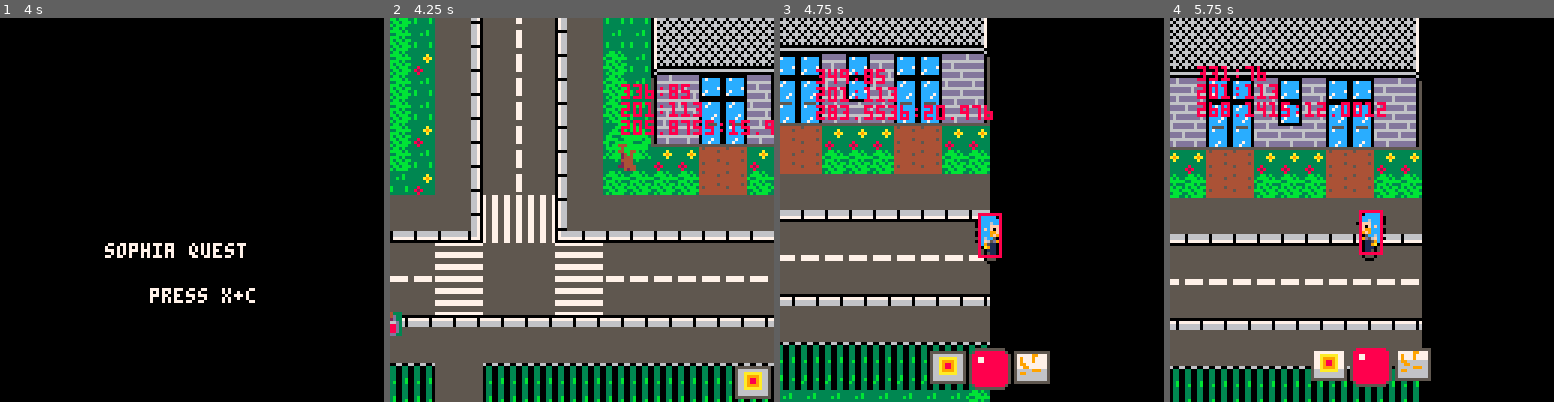
Above: before the commit, frames 1-4 (left to right).
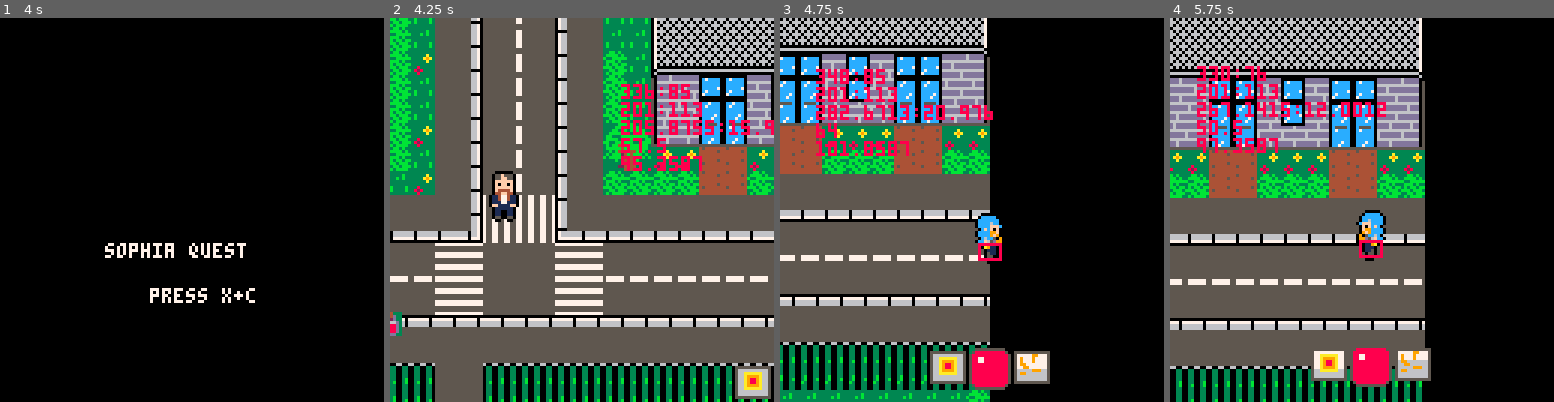
Above: after the commit, the same moments.

Repository: JasonHaenlin/pico-8-sophiaquest
Game: PICO-8 cartridge sophiaquest.p8
Two runs of this game, one before a commit and one after it. Both use one fixed random seed, a clock stepped at 60 frames per second and the inputs below.
Inputs:
- Up to frame 1 (4 s): tap X (X key) at 0.33, 1.07, 1.85, 2.97 s; tap O (Z key) at 0.7, 1.7, 2.1, 2.5, 2.9, 3.3, 3.7 s; hold Right 1.6-2.1 s; hold Up 2.15-2.42 s; hold Right 2.47-3.03 s; hold Left 3.08-3.58 s; hold Down 3.63-3.97 s
- Up to frame 2 (4.25 s): hold Right from 4.02 s (still down); tap X (X key) at 4.08 s; tap O (Z key) at 4.1 s
- Up to frame 3 (4.75 s): tap O (Z key) at 4.5 s; release Right at 4.68 s; hold Up from 4.73 s (still down)
- Up to frame 4 (5.75 s): tap O (Z key) at 4.9, 5.3, 5.7 s; release Up at 5.03 s; hold Left 5.08-5.68 s; tap X (X key) at 5.2 s; hold Down from 5.73 s (still down)

Frame 1 is identical in both runs. In frame 2, 1.3% of the frame differs, in the area x 25-82%, y 31-54%; in frame 3, 1.0%; in frame 4, 18%, in the area x 0-67%, y 0-100%.

Commit message:
enhancement on the check collision on sprite

Diff:
--- a/sophiaquest.p8
+++ b/sophiaquest.p8
@@ -6,7 +6,7 @@
 -- const
 left, right, up, down, fire1, fire2, none = 0, 1, 2, 3, 4, 5, 6
 black, dark_blue, dark_purple, dark_green, brown, dark_gray, light_gray, white, red, orange, yellow, green, blue, indigo, pink, peach = 0, 1, 2, 3, 4, 5, 6, 7, 8, 9, 10, 11, 12, 13, 14, 15
-player, bullet, ennemy, item = 0, 1, 2, 3
+player, bullet, ennemy, item, npc = 0, 1, 2, 3, 4
 immortal_object = 1000
 inf = 1000
 melee, ranged = 1, 20
@@ -24,6 +24,7 @@
  g_actors = {}
  g_dfx = {}
  g_weapons = {}
+ g_dialogs = {}
 
  g_open_inv=false
  g_selected_item=1
@@ -84,8 +85,9 @@
 
 function make_game()
  make_weapons()
+ make_ennemies(nb_of_ennemis, {134})
+ make_npc(239, 66, 137)
  make_player(128)
- make_ennemies(nb_of_ennemis, {134})
  make_items()
 end
 
@@ -168,16 +170,33 @@
  })
 end
 
+function make_npc(x, y, s)
+ local n = make_actor({
+  -- new player char
+  entitie = newentitie(x, y, s, npc, immortal_object, down),
+  -- add a action controller
+  control = controls_npc,
+  -- add a draw controller
+  draw = draw_characters,
+  -- set the hitbox
+  box = {x1 = 0, y1 = 0, x2 = 7, y2 = 14},
+ })
+  -- add animations
+ n.anim = stay
+ n.walk = make_anim(make_walk_anim(s))
+ n.stay = make_anim(make_stay_anim(s))
+end
+
 function make_player(s)
  g_p = make_actor({
   -- new player char
-  entitie = newentitie(333, 85, s, player, l_player),
+  entitie = newentitie(333, 85, s, player, immortal_object),
   -- add a action controller
   control = controls_player,
   -- add a draw controller
   draw = draw_characters,
   -- set the hitbox
-  box = {x1 = 0, y1 = 0, x2 = 7, y2 = 14},
+  box = {x1 = 0, y1 = 10, x2 = 7, y2 = 15},
   -- add weapon
   weapon = g_weapons[1]
  })
@@ -192,7 +211,7 @@
  for s in all(aspr) do
   for i=1, nb/#aspr do
    local a = g_good_spot(248, 248)
-   e = make_actor({
+   local e = make_actor({
     -- new player char
     entitie = newentitie(a.x, a.y, s, ennemy, l_ennemy, up, {dx = 0.9, dy = 0.9}),
     -- add a action controller
@@ -200,7 +219,7 @@
     -- add a draw controller
     draw = draw_characters,
     -- set the hitbox
-    box = {x1 = 0, y1 = 0, x2 = 7, y2 = 14},
+    box = {x1 = 0, y1 = 10, x2 = 7, y2 = 15},
     -- add weapon
     weapon = g_weapons[1]
    })
@@ -274,6 +293,10 @@
  end
 end
 
+function make_dialog(x,y,t,d)
+ add(g_dialogs,{x=x,y=y-10,text=t,time=d})
+end
+
 -- draw effect
 
 function dfx_explosion(x, y, a, h, draw)
@@ -352,6 +375,10 @@
  }
 end
 
+function create_dialogs(texts)
+
+end
+
 function controls_menu()
  if (btnp(up) and g_selected_item > 1) then
   g_selected_item -= 1
@@ -382,23 +409,34 @@
    if (is_of_limit(self.x, self.y, self.bx, self.by, self.range)) del(g_actors, self)
 end
 
+function controls_npc(self)
+ local dist = check_distance_from_player(self)
+ log(4, dist)
+ if (dist >= 5 and dist < 10) then
+  make_dialog(self.x, self.y, "hey !!", 30)
+ end
+end
+
 function controls_ennemies(self)
  local dist = check_distance_from_player(self)
  if(is_player_near(dist)) then
+  make_dialog(self.x, self.y, "!", 1)
   self.anim = walk
   if (dist >= self.weapon.type) then
    local dir_m = going_forward(self)
    move_on(self, dir_m)
-  else
-   local dir_m = get_best_direction(self)
-   move_on(self, dir_m)
   end -- dist >= weapon type
+ else
+  self.anim = stay
+ end -- is player near
+ log(5, dist)
+ if (dist < self.weapon.type*8.2) then
+  local dir_m = get_best_direction(self)
+  move_on(self, dir_m)
   local dir_a = prepare_attack_opportunity(self)
   self.d = dir_a
   action_ennemies(self, dir_a)
- else
-   self.anim = stay
- end -- is player near
+ end
 end
 
 function controls_player(self)
@@ -500,18 +539,29 @@
  return false
 end
 
+function touching(x1,y1,w1,h1,x2,y2,w2,h2)
+ return x1+w1 > x2 and
+ x1 < x2+w2 and
+ y1+h1 > y2 and
+ y1 < y2+h2
+end
+
 function move(a, x, y, ox, oy)
- local x1 = (a.x + x + (ox * x)) / 8
- local y1 = (a.y + y + (oy * y)) / 8
+ local x1 = (a.x + x + (ox * x))
+ local y1 = (a.y + y + (oy * y))
  local x2 = x1
  local y2 = y1
- if (x ~= 0) y2 = (a.y + y + (ceil(oy/2))) / 8
- if (y ~= 0) x2 = (a.x + x + (ceil(ox/2))) / 8
- local x3 = (a.x + x + ox) / 8
- local y3 = (a.y + y + oy) / 8
- local sp1 = mget(x1, y1)
- local sp2 = mget(x2, y2)
- local sp3 = mget(x3, y3)
+ if (x ~= 0) y2 = (a.y + y + (ceil(oy/2)))
+ if (y ~= 0) x2 = (a.x + x + (ceil(ox/2)))
+ local x3 = (a.x + x + ox)
+ local y3 = (a.y + y + oy)
+ local sp1 = mget(x1 / 8, y1 / 8)
+ local sp2 = mget(x2 / 8, y2 / 8)
+ local sp3 = mget(x3 / 8, y3 / 8)
+
+ for b in all(g_actors) do
+  if(check_collisions(a, b, x, y)) return
+ end
 
  if (not fget(sp2, f_obst)) then
   if (fget(sp1, f_obst)) then
@@ -579,10 +629,9 @@
 
 function g_good_spot(xmax, ymax)
  local a = {
-  x = 0,
-  y = 0
- }
- local f = f_obst
+  x = rnd(xmax),
+  y = rnd(ymax)
+ }
  while(fget(mget(a.x / 8 ,(a.y) / 8), f_obst)) do
   a.x = rnd(xmax)
   a.y = rnd(ymax)
@@ -761,14 +810,16 @@
  }
 end
 
-function check_collisions(a, b)
+function check_collisions(a, b, newx, newy)
+ local newx = newx or 0
+ local newy = newy or 0
  if(a == b or a.tag == b.tag) return false
  local box_a = get_box(a)
  local box_b = get_box(b)
- if (box_a.x1 > box_b.x2 or
-     box_a.y1 > box_b.y2 or
-     box_b.x1 > box_a.x2 or
-     box_b.y1 > box_a.y2 ) then
+ if (box_a.x1 + newx > box_b.x2 or
+     box_a.y1 + newy > box_b.y2 or
+     box_b.x1 > box_a.x2 + newx or
+     box_b.y1 > box_a.y2 + newy ) then
   return false
  end
  return true
@@ -795,21 +846,27 @@
  for a in all(g_actors) do
   for b in all(g_actors) do
    if (check_collisions(a, b)) then
-    local damaged_actor = a
     if (a.tag == bullet and b.tag ~= bullet) then
      b.health -= a.dmg
-     damaged_actor = b
+     local damaged_actor = b
      make_particles(b, 10, 5)
      del(g_actors, a)
-    elseif (b.tag == bullet and a.tag ~= bullet) then
-     a.health -= b.dmg
-     make_particles(a, 10, 5)
-     del(g_actors, b)
+     check_actor_health(damaged_actor)
     end -- collision from bullet
-    check_actor_health(damaged_actor)
    end -- if collision
   end
  end
+end
+
+function printoutline(t,x,y,c)
+  -- draw the outline
+  for xoff=-1,1 do
+    for yoff=-1,1 do
+      print(t,x+xoff,y+yoff,0)
+    end
+  end
+  --draw the text
+  print(t,x,y,c)
 end
 
 function rnd_color(colors)
@@ -884,7 +941,7 @@
 
 function draw_characters(self)
  draw_border_on_entities(anim_player(self), self.x, self.y, black)
- draw_weapon(self,manage_weapon_direction(self.d))
+ if(self.tag ~= npc) draw_weapon(self,manage_weapon_direction(self.d))
 end
 
 function draw_bullets(self)
@@ -911,6 +968,14 @@
   for d in all(g_dfx) do
    d:draw()
   end
+end
+
+function draw_dialogs()
+ for d in all(g_dialogs) do
+  printoutline(d.text,d.x,d.y,white)
+  d.time -= 1
+  if (d.time <= 0) del(g_dialogs,d)
+ end
 end
 
 function draw_hud()
@@ -979,6 +1044,7 @@
 
  draw_actors()
  draw_dfxs()
+ draw_dialogs()
  draw_hud()
 
 
